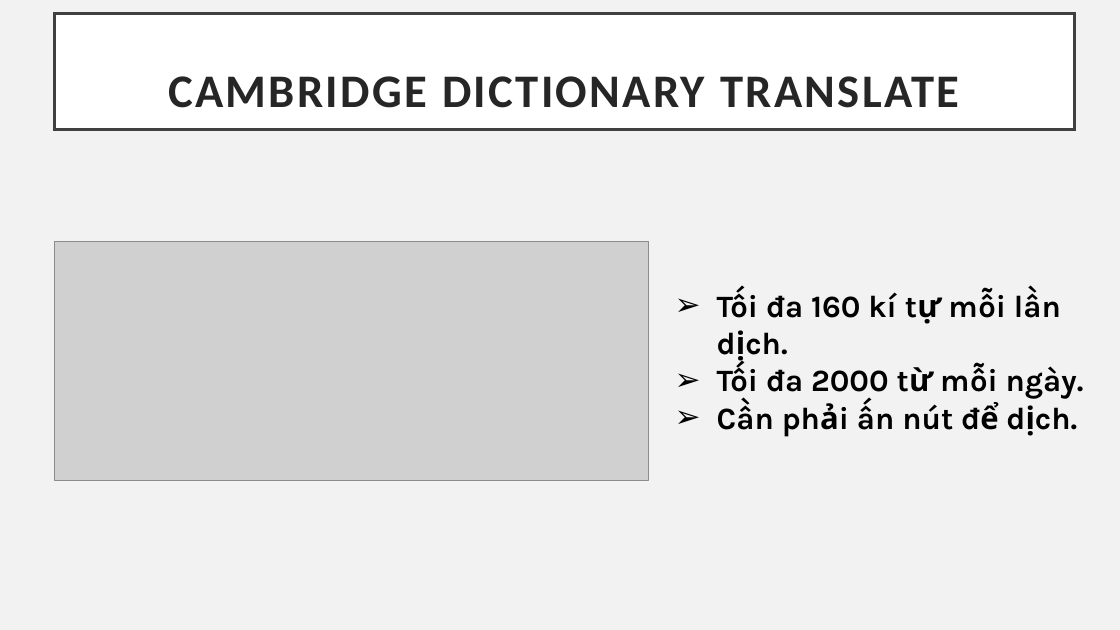
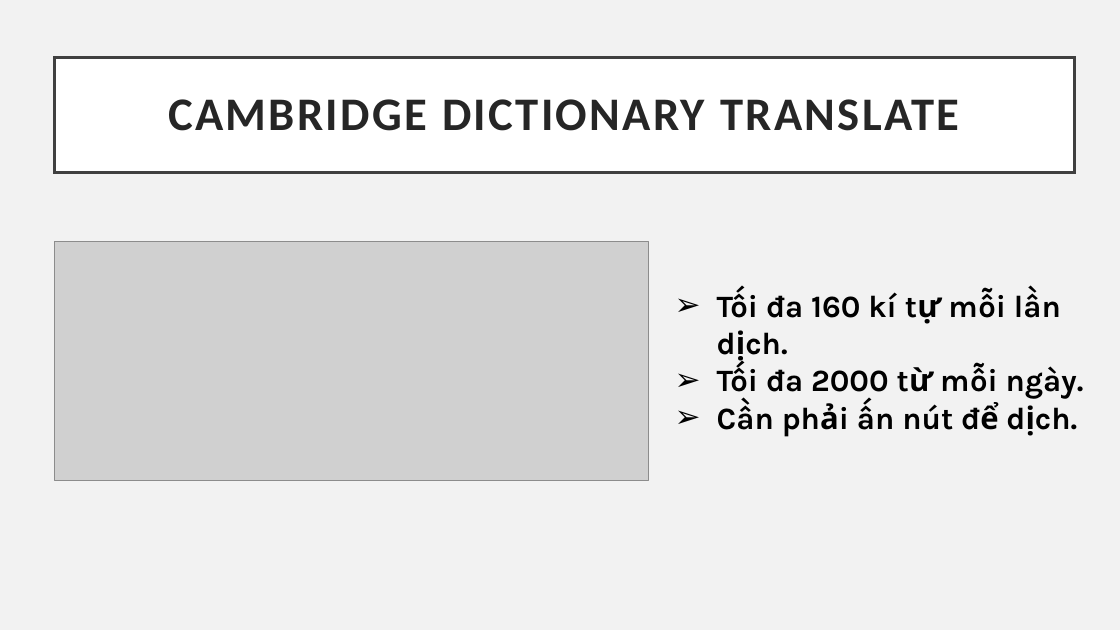
Before and after one commit to nmtri1912/kltn, a slide deck: slide 5 of Tài liệu/Presentation.pptx. Drawn at 1120x630 pixels with LibreOffice and Linux fonts; fonts in the diff are those of the drawing; grey boxes stand for pictures. Boxes give left, top, right and bottom in pixels: in the first picture for what was removed or moved away, otherwise in the second. Text is boxed around its words. In the diff, an @@ line names an element or a change of style, - is before the commit and + after.

```diff
--- a/Tài liệu/Presentation.pptx
+++ b/Tài liệu/Presentation.pptx
@@ title "CAMBRIDGE DICTIONARY TRANSLATE": place and size @@
-title "CAMBRIDGE DICTIONARY TRANSLATE" at box(54, 13, 1075, 129)
+title "CAMBRIDGE DICTIONARY TRANSLATE" at box(54, 57, 1075, 173)
@@ title "CAMBRIDGE DICTIONARY TRANSLATE" at box(54, 57, 1075, 173): vertical alignment bottom to middle @@
```
Also in this commit, not shown: 11 other slides changed, 1 slide added, 2 slides removed.
